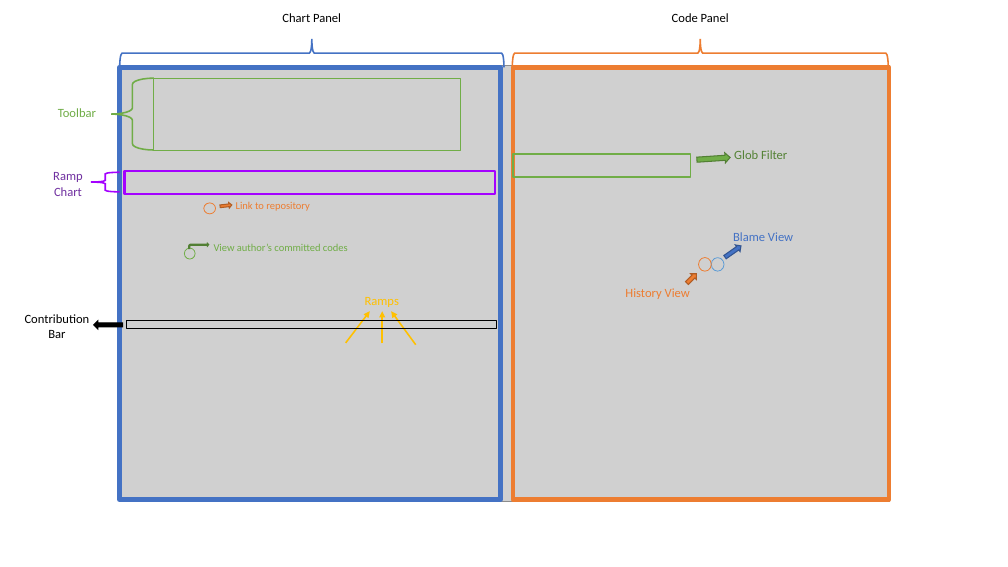
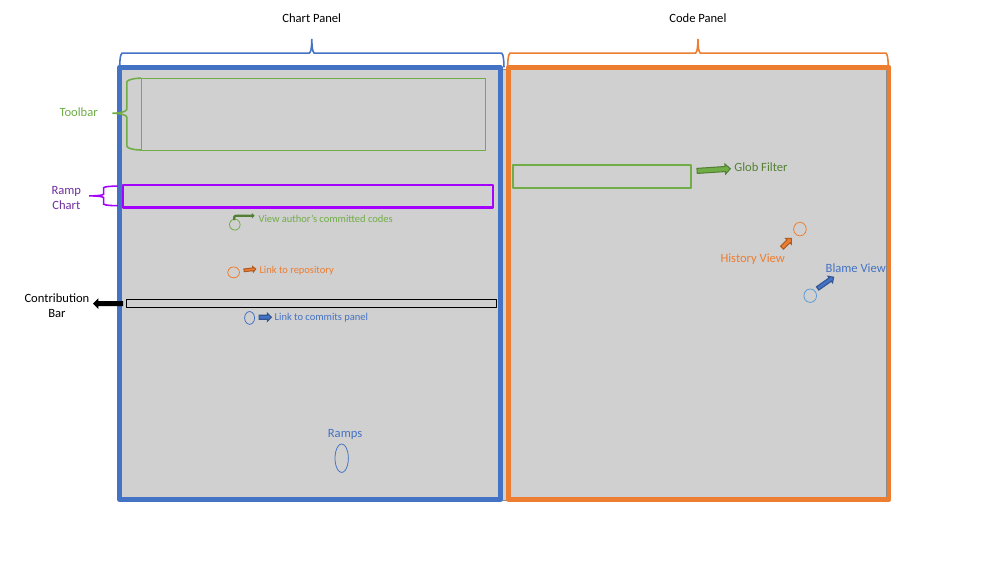
Before and after one commit to reposense/RepoSense, a slide deck: slide 1 of docs/diagrams/report-features.pptx. Drawn at 1008x567 pixels with LibreOffice and Linux fonts; fonts in the diff are those of the drawing; grey boxes stand for pictures. Boxes give left, top, right and bottom in pixels: in the first picture for what was removed or moved away, otherwise in the second. Text is boxed around its words. In the diff, an @@ line names an element or a change of style, - is before the commit and + after.

Commit message:
[#808, #815] Docs: update documentation (#822)
With the recently merged pull requests, UI and behavioral changes in
the report view are not reflected in the documentation.

Users who want to view an author's codes or expand the codes that
were untouched by an author, may not understand how to do so as the
user guide relating to these features is outdated.

Let's update the user guide to reflect the changes made to the summary
and code panel. Let's also take this chance to update components in
the developer guide that are outdated and can cause confusion with the
new developers.

```diff
--- a/docs/diagrams/report-features.pptx
+++ b/docs/diagrams/report-features.pptx
@@ right brace: place and size @@
-right brace at (512, 39, 888, 68)
+right brace at (508, 38, 888, 67)
@@ left brace: place and size @@
-left brace at (111, 78, 154, 150)
+left brace at (113, 78, 141, 150)
@@ left brace at (113, 78, 141, 150): proportions changed @@
@@ picture: place and size @@
-picture at (119, 66, 889, 501)
+picture at (119, 70, 886, 501)
@@ rectangle: place and size @@
-rectangle at (154, 78, 460, 150)
+rectangle at (141, 78, 485, 150)
@@ rectangle: place and size @@
-rectangle at (513, 67, 889, 500)
+rectangle at (508, 67, 889, 500)
@@ 1 text, 1 rectangle, 1 right arrow: place and size @@
-1 text, 1 rectangle, 1 right arrow at (513, 150, 787, 177)
+1 text, 1 rectangle, 1 right arrow at (513, 162, 787, 188)
@@ 1 text, 1 left brace, 1 rectangle: place and size @@
-1 text, 1 left brace, 1 rectangle at (53, 171, 495, 196)
+1 text, 1 left brace, 1 rectangle at (52, 185, 493, 209)
@@ 1 text, 1 ellipse, 1 bent arrow: place and size @@
-1 text, 1 ellipse, 1 bent arrow at (185, 243, 348, 259)
+1 text, 1 ellipse, 1 bent arrow at (229, 215, 393, 231)
@@ 1 text, 1 ellipse, 1 right arrow: place and size @@
-1 text, 1 ellipse, 1 right arrow at (625, 258, 712, 299)
+1 text, 1 ellipse, 1 right arrow at (721, 222, 807, 264)
@@ 1 text, 1 ellipse, 1 right arrow: place and size @@
-1 text, 1 ellipse, 1 right arrow at (204, 202, 310, 214)
+1 text, 1 ellipse, 1 right arrow at (228, 266, 334, 278)
@@ 1 text, 1 rectangle, 1 left arrow: place and size @@
-1 text, 1 rectangle, 1 left arrow at (25, 314, 497, 338)
+1 text, 1 rectangle, 1 left arrow at (25, 293, 497, 317)
@@ 1 text, 1 ellipse, 1 right arrow: place and size @@
-1 text, 1 ellipse, 1 right arrow at (712, 232, 793, 271)
+1 text, 1 ellipse, 1 right arrow at (804, 263, 886, 302)
@@ ellipse added at (245, 312, 255, 324), outline #4472C4 0.75 pt @@
@@ right arrow added at (259, 313, 271, 321), fill #4472C4, outline #325491 1 pt @@
@@ text added at (275, 313, 368, 322), 10 pt, text #4472C4 @@
+Link to commits panel
@@ arrow removed from (346, 343) to (370, 312) @@
@@ arrow removed from (383, 343) to (383, 312) @@
@@ arrow removed from (416, 345) to (391, 312) @@
@@ text "Ramps": place and size @@
-text "Ramps" at (365, 297, 399, 307)
+text "Ramps" at (328, 429, 362, 439)
@@ text "Ramps" at (328, 429, 362, 439): text colour #FFC000 to #4472C4 @@
@@ ellipse added at (335, 444, 349, 473), outline #4472C4 0.75 pt @@
```
Also in this commit, not shown: 7 other files.
